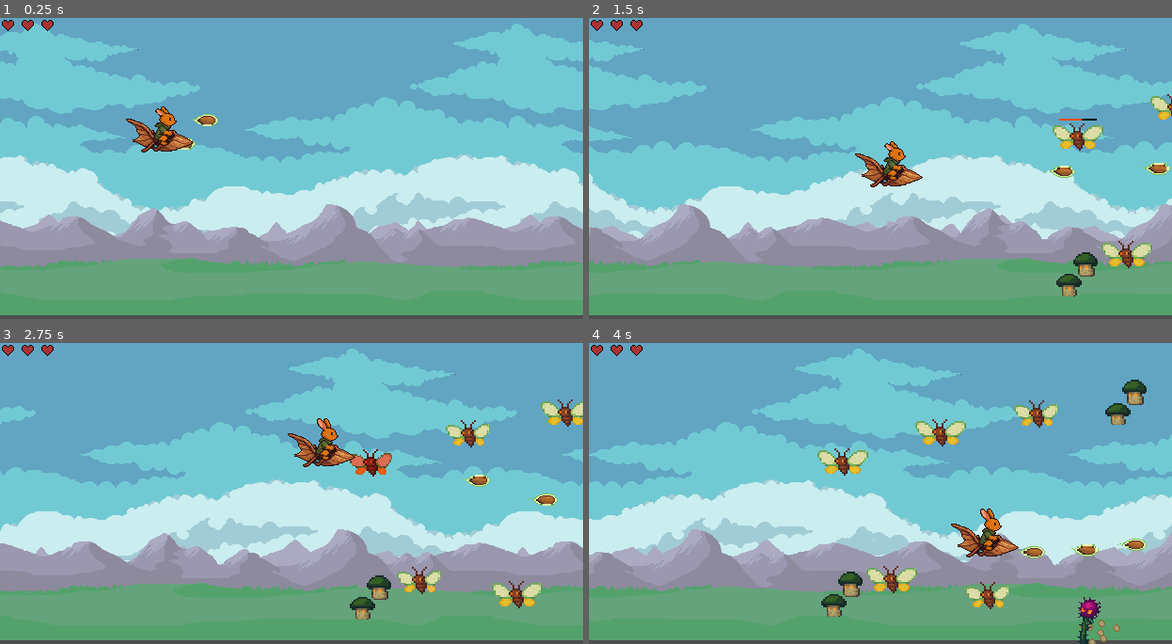
Above: before the commit, frames 1-4 (two rows, left to right).
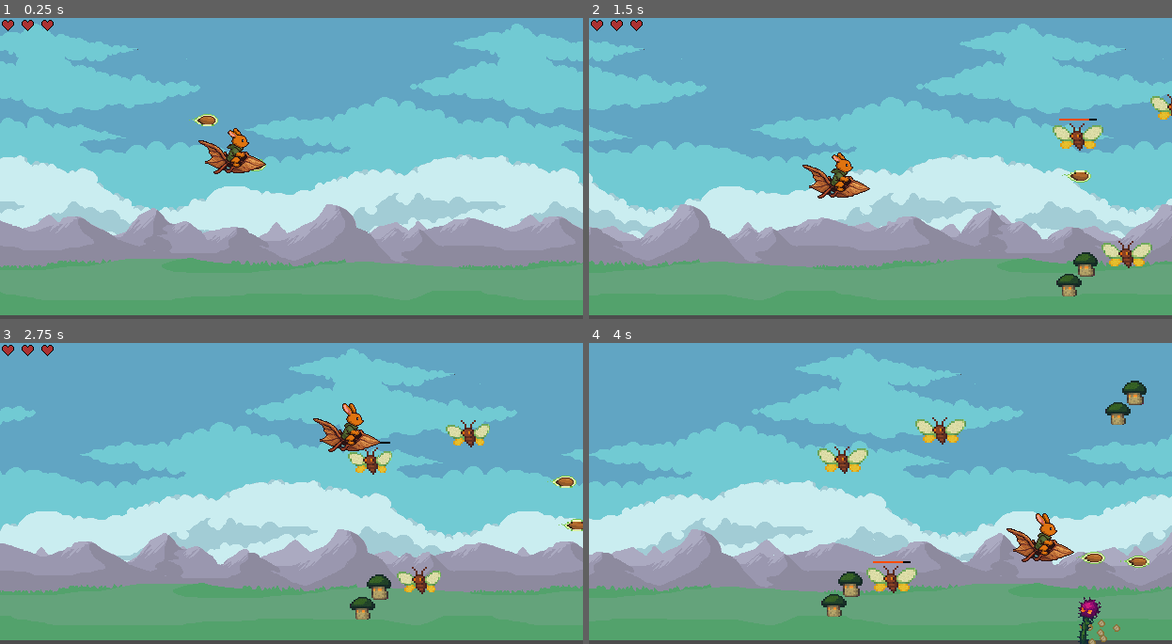
Above: after the commit, the same moments.

Repository: xrysen/skyburrower
Game: Godot game, scene res://test.tscn
The game is run twice, just before and just after one commit, with the same random seed, the same clock (stepped at 60 frames per second) and the same inputs.
Inputs (mouse positions are in pixels of both pictures, inside the frame that each line leads up to):
- Up to frame 1 (0.25 s): no input
- Up to frame 2 (1.5 s): move the mouse to (1008, 153) at 0.52 s; move the mouse to (763, 183) at 1.27 s
- Up to frame 3 (2.75 s): move the mouse to (349, 427) at 2.02 s
- Up to frame 4 (4 s): move the mouse to (851, 553) at 2.77 s; move the mouse to (1055, 538) at 3.52 s

The runs differ from the first frame. In frame 1, 1.7% of the frame differs, in the area x 21-46%, y 29-52%; in frame 2, 2.0%; in frame 3, 3.3%; in frame 4, 3.9%, in the area x 0-97%, y 0-89%.

Commit message:
Adds coins and coin collecting

Diff:
--- a/Enemies/Flutternat/Flutternat.gd
+++ b/Enemies/Flutternat/Flutternat.gd
@@ -1,9 +1,14 @@
 extends CharacterBody2D
 
 @export var speed: float = 100.0
+@export var coin_scene: PackedScene
 var max_health: int = 5
 var current_health: int
 var fade_timer: Timer
+
+var bob_timer := 0.0
+var bob_interval := 2.5
+var bob_distance := 6.0
 
 func _ready():
 	$AnimatedSprite2D.play("default")
@@ -30,6 +35,10 @@
 		die()
 
 func die():
+	if coin_scene:
+		var coin = coin_scene.instantiate()
+		coin.global_position = global_position
+		get_parent().add_child(coin)
 	queue_free()
 
 func _on_fade_timeout():
@@ -37,6 +46,16 @@
 
 func _process(delta):
 	position.x -= speed * delta
+
+	bob_timer += delta
+	if bob_timer >= bob_interval:
+		bob_timer = 0.0
+		random_bob()
+
+func random_bob():
+	var offset = randf_range(-bob_distance, bob_distance)
+	var tween = create_tween()
+	tween.tween_property(self, "position:y", position.y + offset, 0.3).set_trans(Tween.TRANS_SINE).set_ease(Tween.EASE_IN_OUT)
 
 var damage_cooldown = false
 
@@ -53,3 +72,9 @@
 	modulate = Color(1, 0.5, 0.5)
 	await get_tree().create_timer(0.1).timeout
 	modulate = Color(1,1,1)
+
+func initialize(config: Dictionary):
+	if config.has("speed"):
+		speed = config["speed"]
+	if config.has("coin_scene"):
+		coin_scene = config["coin_scene"]
--- a/Enemies/Flutternat/flutternat.tscn
+++ b/Enemies/Flutternat/flutternat.tscn
@@ -56,7 +56,7 @@
 
 [node name="AnimatedSprite2D" type="AnimatedSprite2D" parent="."]
 sprite_frames = SubResource("SpriteFrames_diefg")
-frame_progress = 0.330301
+frame_progress = 0.994643
 
 [node name="CollisionShape2D" type="CollisionShape2D" parent="."]
 rotation = 1.5708
--- a/Enemies/Sporespinner/sporespinner.gd
+++ b/Enemies/Sporespinner/sporespinner.gd
@@ -2,6 +2,7 @@
 
 @export var speed: float = 100.0
 @export var on_death: PackedScene
+@export var coin_scene: PackedScene
 var max_health: int = 5
 var current_health: int
 var fade_timer: Timer
@@ -35,6 +36,10 @@
 		die()
 
 func die():
+	if coin_scene:
+		var coin = coin_scene.instantiate()
+		coin.global_position = global_position
+		get_parent().add_child(coin)
 	for i in range(12):
 		var spore = on_death.instantiate()
 		var angle = (TAU / 12) * i + randf_range(-0.2, 0.2)
@@ -77,3 +82,5 @@
 		speed = config["speed"]
 	if config.has("on_death"):
 		on_death = config["on_death"]
+	if config.has("coin_scene"):
+		coin_scene = config["coin_scene"]
--- a/Enemies/Sporespinner/sporespinner.tscn
+++ b/Enemies/Sporespinner/sporespinner.tscn
@@ -56,7 +56,7 @@
 
 [node name="AnimatedSprite2D" type="AnimatedSprite2D" parent="."]
 sprite_frames = SubResource("SpriteFrames_5cskm")
-frame_progress = 0.0903677
+frame_progress = 0.950648
 
 [node name="CollisionShape2D" type="CollisionShape2D" parent="."]
 position = Vector2(-0.500002, -1)
--- a/Enemies/Thistle Turret/thistle_turret.gd
+++ b/Enemies/Thistle Turret/thistle_turret.gd
@@ -6,6 +6,7 @@
 @onready var dust = get_node("DustBurst")
 
 @export var player_path: NodePath
+@export var coin_scene: PackedScene
 @onready var player = get_node(player_path)
 
 # Pod
@@ -118,6 +119,10 @@
 		die()
 
 func die():
+	if coin_scene:
+		var coin = coin_scene.instantiate()
+		coin.global_position = global_position
+		get_parent().add_child(coin)
 	queue_free()
 
 func _on_fade_timeout():
--- a/Enemies/WaveSpawner.gd
+++ b/Enemies/WaveSpawner.gd
@@ -2,6 +2,7 @@
 
 @export var enemy_scene: PackedScene
 @export var on_death: PackedScene
+@export var coin_scene: PackedScene
 @export var enemies_per_wave: int = 5
 @export var time_between_spawns: float = 0.5
 @export var time_between_waves: float = 3.0
@@ -53,7 +54,8 @@
 	#Generic Config
 	var config = {
 		"speed": enemy_speed,
-		"on_death": on_death
+		"on_death": on_death,
+		"coin_scene": coin_scene
 	}
 
 	if "initialize" in enemy:
--- /dev/null
+++ b/Items/Coins/BigCoin/BigCoin.tscn
@@ -0,0 +1,75 @@
+[gd_scene load_steps=12 format=3 uid="uid://co7ml72e4y3dk"]
+
+[ext_resource type="Texture2D" uid="uid://8ym87qn3x5bl" path="res://Items/Coins/BigCoin/bigCoin.png" id="1_mkenk"]
+[ext_resource type="Script" uid="uid://clolu0e4q1fns" path="res://Items/Coins/coin.gd" id="1_qaqox"]
+
+[sub_resource type="AtlasTexture" id="AtlasTexture_rtnk4"]
+atlas = ExtResource("1_mkenk")
+region = Rect2(0, 0, 16, 16)
+
+[sub_resource type="AtlasTexture" id="AtlasTexture_bbasj"]
+atlas = ExtResource("1_mkenk")
+region = Rect2(16, 0, 16, 16)
+
+[sub_resource type="AtlasTexture" id="AtlasTexture_eqd0t"]
+atlas = ExtResource("1_mkenk")
+region = Rect2(32, 0, 16, 16)
+
+[sub_resource type="AtlasTexture" id="AtlasTexture_00u87"]
+atlas = ExtResource("1_mkenk")
+region = Rect2(48, 0, 16, 16)
+
+[sub_resource type="AtlasTexture" id="AtlasTexture_doxyd"]
+atlas = ExtResource("1_mkenk")
+region = Rect2(64, 0, 16, 16)
+
+[sub_resource type="AtlasTexture" id="AtlasTexture_m7ud1"]
+atlas = ExtResource("1_mkenk")
+region = Rect2(80, 0, 16, 16)
+
+[sub_resource type="AtlasTexture" id="AtlasTexture_q6f85"]
+atlas = ExtResource("1_mkenk")
+region = Rect2(96, 0, 16, 16)
+
+[sub_resource type="SpriteFrames" id="SpriteFrames_5jv6j"]
+animations = [{
+"frames": [{
+"duration": 1.0,
+"texture": SubResource("AtlasTexture_rtnk4")
+}, {
+"duration": 1.0,
+"texture": SubResource("AtlasTexture_bbasj")
+}, {
+"duration": 1.0,
+"texture": SubResource("AtlasTexture_eqd0t")
+}, {
+"duration": 1.0,
+"texture": SubResource("AtlasTexture_00u87")
+}, {
+"duration": 1.0,
+"texture": SubResource("AtlasTexture_doxyd")
+}, {
+"duration": 1.0,
+"texture": SubResource("AtlasTexture_m7ud1")
+}, {
+"duration": 1.0,
+"texture": SubResource("AtlasTexture_q6f85")
+}],
+"loop": true,
+"name": &"default",
+"speed": 15.0
+}]
+
+[sub_resource type="CircleShape2D" id="CircleShape2D_mkenk"]
+radius = 12.0416
+
+[node name="BigCoin" type="Area2D"]
+script = ExtResource("1_qaqox")
+
+[node name="AnimatedSprite2D" type="AnimatedSprite2D" parent="."]
+scale = Vector2(1.25, 1.25)
+sprite_frames = SubResource("SpriteFrames_5jv6j")
+frame_progress = 0.926298
+
+[node name="CollisionShape2D" type="CollisionShape2D" parent="."]
+shape = SubResource("CircleShape2D_mkenk")
--- /dev/null
+++ b/Items/Coins/SmallCoin/SmallCoin.tscn
@@ -0,0 +1,74 @@
+[gd_scene load_steps=12 format=3 uid="uid://bnpdixt7651ov"]
+
+[ext_resource type="Texture2D" uid="uid://8ym87qn3x5bl" path="res://Items/Coins/BigCoin/bigCoin.png" id="1_q0ih1"]
+[ext_resource type="Script" uid="uid://clolu0e4q1fns" path="res://Items/Coins/coin.gd" id="1_tliw4"]
+
+[sub_resource type="AtlasTexture" id="AtlasTexture_rtnk4"]
+atlas = ExtResource("1_q0ih1")
+region = Rect2(0, 0, 16, 16)
+
+[sub_resource type="AtlasTexture" id="AtlasTexture_bbasj"]
+atlas = ExtResource("1_q0ih1")
+region = Rect2(16, 0, 16, 16)
+
+[sub_resource type="AtlasTexture" id="AtlasTexture_eqd0t"]
+atlas = ExtResource("1_q0ih1")
+region = Rect2(32, 0, 16, 16)
+
+[sub_resource type="AtlasTexture" id="AtlasTexture_00u87"]
+atlas = ExtResource("1_q0ih1")
+region = Rect2(48, 0, 16, 16)
+
+[sub_resource type="AtlasTexture" id="AtlasTexture_doxyd"]
+atlas = ExtResource("1_q0ih1")
+region = Rect2(64, 0, 16, 16)
+
+[sub_resource type="AtlasTexture" id="AtlasTexture_m7ud1"]
+atlas = ExtResource("1_q0ih1")
+region = Rect2(80, 0, 16, 16)
+
+[sub_resource type="AtlasTexture" id="AtlasTexture_q6f85"]
+atlas = ExtResource("1_q0ih1")
+region = Rect2(96, 0, 16, 16)
+
+[sub_resource type="SpriteFrames" id="SpriteFrames_5jv6j"]
+animations = [{
+"frames": [{
+"duration": 1.0,
+"texture": SubResource("AtlasTexture_rtnk4")
+}, {
+"duration": 1.0,
+"texture": SubResource("AtlasTexture_bbasj")
+}, {
+"duration": 1.0,
+"texture": SubResource("AtlasTexture_eqd0t")
+}, {
+"duration": 1.0,
+"texture": SubResource("AtlasTexture_00u87")
+}, {
+"duration": 1.0,
+"texture": SubResource("AtlasTexture_doxyd")
+}, {
+"duration": 1.0,
+"texture": SubResource("AtlasTexture_m7ud1")
+}, {
+"duration": 1.0,
+"texture": SubResource("AtlasTexture_q6f85")
+}],
+"loop": true,
+"name": &"default",
+"speed": 15.0
+}]
+
+[sub_resource type="CircleShape2D" id="CircleShape2D_mkenk"]
+radius = 7.07107
+
+[node name="SmallCoin" type="Area2D"]
+script = ExtResource("1_tliw4")
+
+[node name="AnimatedSprite2D" type="AnimatedSprite2D" parent="."]
+sprite_frames = SubResource("SpriteFrames_5jv6j")
+frame_progress = 0.766603
+
+[node name="CollisionShape2D" type="CollisionShape2D" parent="."]
+shape = SubResource("CircleShape2D_mkenk")
--- /dev/null
+++ b/Items/Coins/coin.gd
@@ -0,0 +1,32 @@
+extends Area2D
+
+var speed: float = 100.0
+var player: CharacterBody2D
+
+func _ready():
+	$AnimatedSprite2D.play("default")
+	connect("body_entered", Callable(self, "_on_body_entered"))
+	var players = get_tree().get_nodes_in_group("player")
+	if players.size() > 0:
+		player = players[0]
+
+func _process(delta):
+	if not is_instance_valid(player):
+		return
+
+	if "magnet" in player:
+		var distance = player.global_position.distance_to(global_position)
+		var attraction_range = player.magnet
+
+		if distance < attraction_range:
+			var pull_strength = clamp(1.0 - (distance / attraction_range), 0.0, 1.0)
+			var direction = (player.global_position - global_position).normalized()
+			var magnet_speed = speed * 1.5 * pull_strength
+			position += direction * magnet_speed * delta
+	position.x -= speed * delta
+
+func _on_body_entered(body: CharacterBody2D) -> void:
+	if body.is_in_group("player"):
+		# Play noise
+		# increase total coins
+		queue_free()
--- a/Meadow/meadow.gd
+++ b/Meadow/meadow.gd
@@ -6,9 +6,11 @@
 var fire_timer := 0.0
 var maxHealth := 3
 var current_health := 3
+var magnet := 10.0
 
-var follow_speed := 2.0
+var follow_speed := 5.0
 var offset = Vector2(20, 15)
+
 
 func _ready():
 	$AnimatedSprite2D.play("default")
--- a/test.tscn
+++ b/test.tscn
@@ -12,8 +12,10 @@
 [ext_resource type="PackedScene" uid="uid://c5rnf6hl14e7x" path="res://UI/ui.tscn" id="10_77dp3"]
 [ext_resource type="PackedScene" uid="uid://tueqctsn3mb" path="res://UI/Heart.tscn" id="11_5tkv4"]
 [ext_resource type="PackedScene" uid="uid://co52o3cd3up70" path="res://Enemies/Sporespinner/sporespinner.tscn" id="12_5tkv4"]
+[ext_resource type="PackedScene" uid="uid://bnpdixt7651ov" path="res://Items/Coins/SmallCoin/SmallCoin.tscn" id="12_mhym6"]
 [ext_resource type="PackedScene" uid="uid://cp7wuimtjxgmb" path="res://Enemies/Sporespinner/spore.tscn" id="13_0m0f1"]
 [ext_resource type="PackedScene" uid="uid://bn1cm1mf8h5jf" path="res://Enemies/Thistle Turret/ThistleTurret.tscn" id="14_b0q6j"]
+[ext_resource type="PackedScene" uid="uid://co7ml72e4y3dk" path="res://Items/Coins/BigCoin/BigCoin.tscn" id="16_a3se8"]
 
 [node name="Node2D" type="Node2D"]
 
@@ -66,11 +68,15 @@
 
 [node name="Flutternat Spawner" parent="." instance=ExtResource("10_00tp4")]
 enemy_scene = ExtResource("8_ehkex")
+coin_scene = ExtResource("12_mhym6")
+enemies_per_wave = 3
+max_waves = 10
 
 [node name="Sporespinner Spawn" parent="." instance=ExtResource("10_00tp4")]
 position = Vector2(-257, 156)
 enemy_scene = ExtResource("12_5tkv4")
 on_death = ExtResource("13_0m0f1")
+coin_scene = ExtResource("12_mhym6")
 enemies_per_wave = 3
 time_between_spawns = 3.0
 max_waves = 6
@@ -79,7 +85,9 @@
 position = Vector2(362, 295)
 spawn_delay = 10.0
 player_path = NodePath("../Meadow")
+coin_scene = ExtResource("16_a3se8")
 
 [node name="ThistleTurret2" parent="." instance=ExtResource("14_b0q6j")]
 position = Vector2(526, 295)
 player_path = NodePath("../Meadow")
+coin_scene = ExtResource("16_a3se8")
Binary file added: Items/Coins/BigCoin/bigCoin.png
Not shown, added: Items/Coins/BigCoin/bigCoin.png.import
Binary file added: Items/Coins/SmallCoin/bigCoin.png
Not shown, added: Items/Coins/SmallCoin/bigCoin.png.import
Not shown, added: Items/Coins/coin.gd.uid
Not shown: 1 places in test.tscn that only renumber resources
